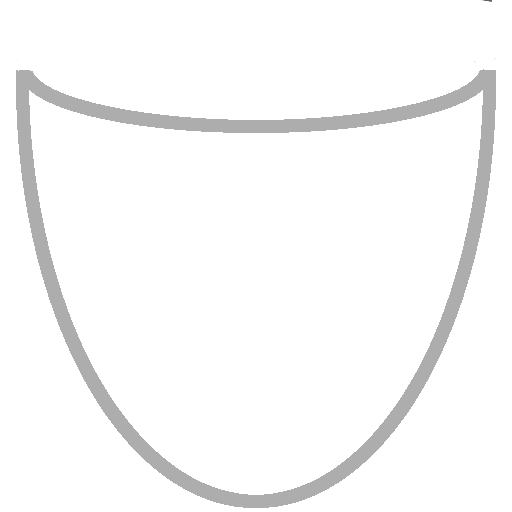
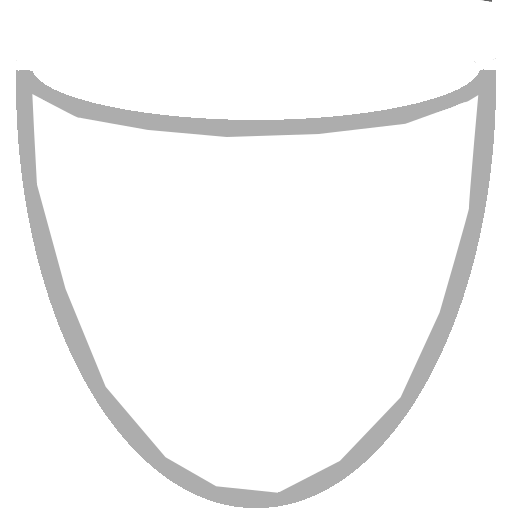
Comparing the layer stacks of the two w=512, h=512 images. Changes:
painted on "Layer #2" over [29, 90, 483, 495]
